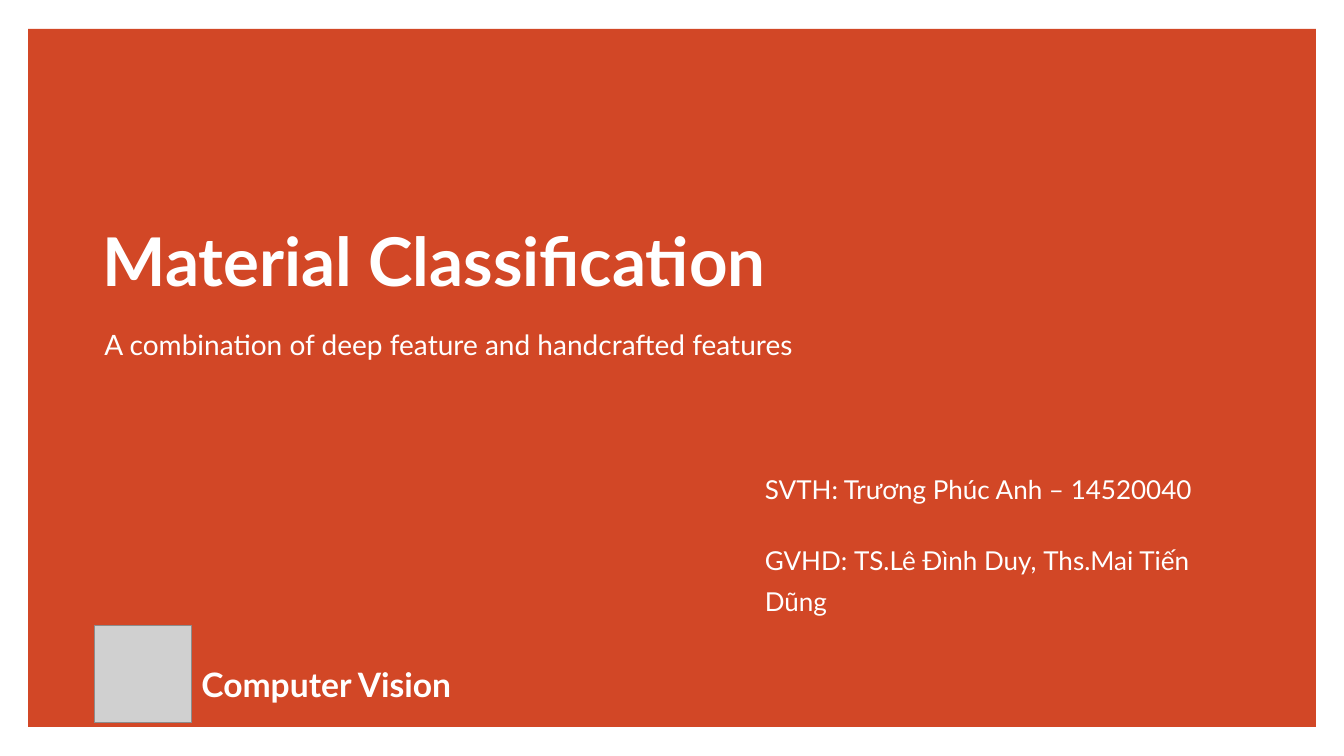
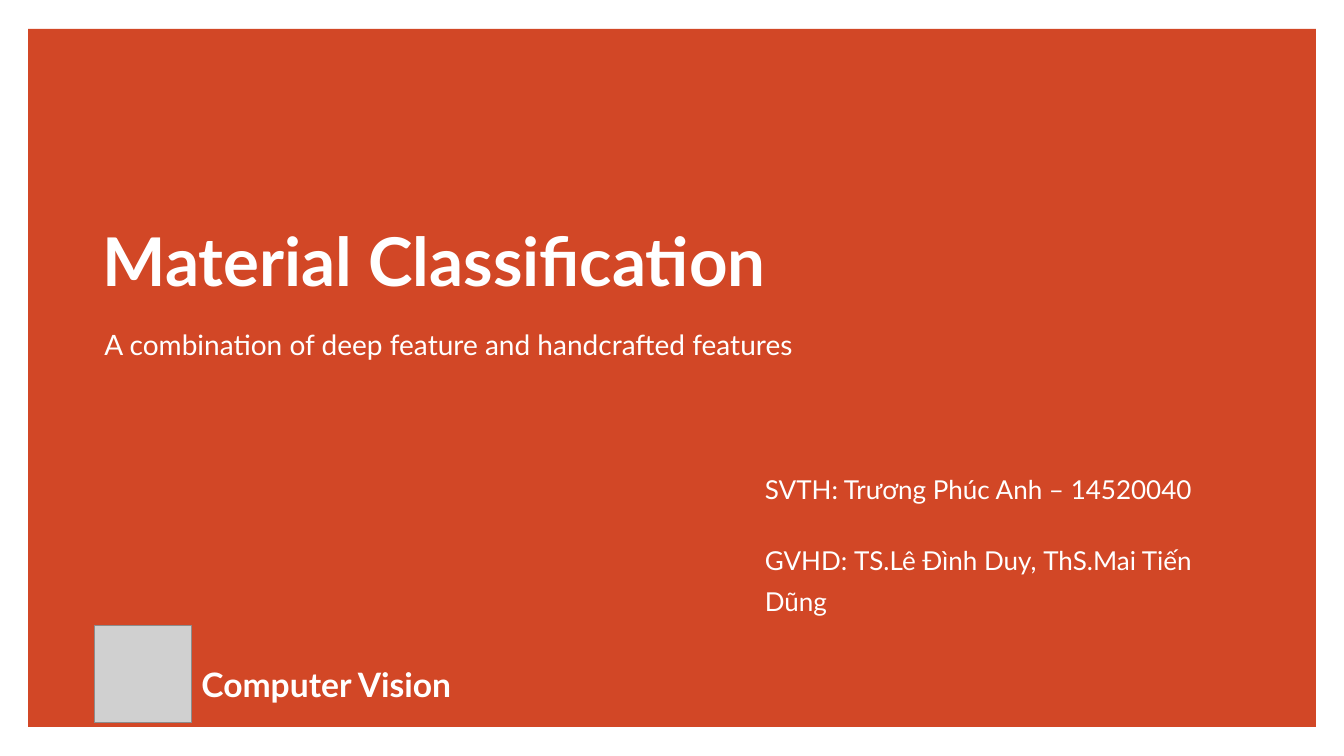
Before and after one commit to truongphucanh/material-classification, a slide deck: slide 1 of summary/thesis/thesis.pptx. Drawn at 1344x756 pixels with LibreOffice and Linux fonts; fonts in the diff are those of the drawing; grey boxes stand for pictures. Boxes give left, top, right and bottom in pixels: in the first picture for what was removed or moved away, otherwise in the second. Text is boxed around its words. In the diff, an @@ line names an element or a change of style, - is before the commit and + after.

```diff
--- a/summary/thesis/thesis.pptx
+++ b/summary/thesis/thesis.pptx
@@ text at <box>765,549,1192,616</box>: text changed @@
-GVHD: TS.Lê Đình Duy, Ths.Mai Tiến Dũng
+GVHD: TS.Lê Đình Duy, ThS.Mai Tiến Dũng
```
Also in this commit, not shown: 6 other slides changed, 2 slides added, 1 slide removed, 19 other files.
